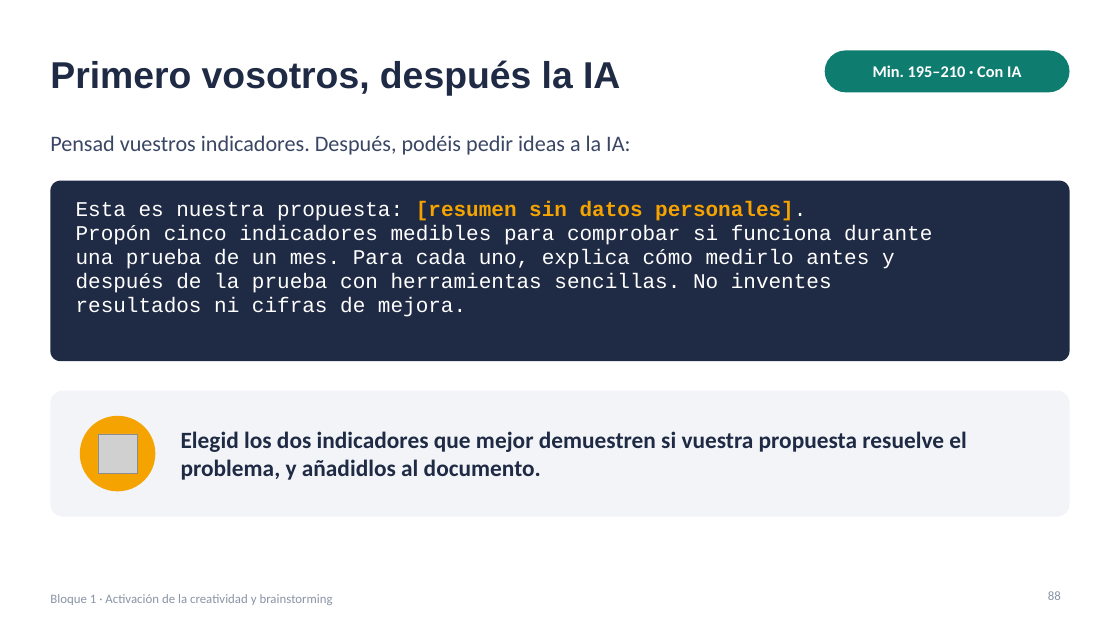
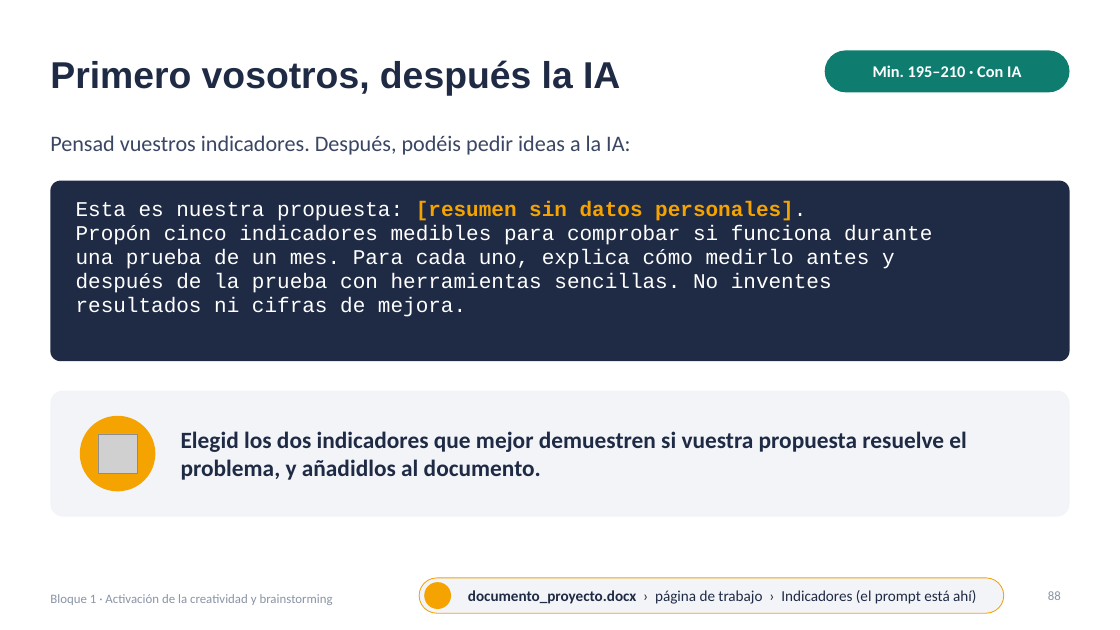
Before and after one commit to jjnieto/creatividad-ofimatica-ia, a slide deck: slide 88 of diapositivas/Curso.pptx. Drawn at 1120x630 pixels with LibreOffice and Linux fonts; fonts in the diff are those of the drawing; grey boxes stand for pictures; background and template pictures are left out. Boxes give left, top, right and bottom in pixels: in the first picture for what was removed or moved away, otherwise in the second. Text is boxed around its words. In the diff, an @@ line names an element or a change of style, - is before the commit and + after.

```diff
--- a/diapositivas/Curso.pptx
+++ b/diapositivas/Curso.pptx
@@ rounded rectangle added at (419, 578, 1004, 613), fill #F2F4F8, outline #F4A300 0.75 pt, 13 pt, text #1F2A44 @@
+documento_proyecto.docx › página de trabajo › Indicadores (el prompt está ahí)
@@ ellipse added at (424, 582, 451, 609), fill #F4A300 @@
```
Also in this commit, not shown: 32 other slides changed, 1 other file.
